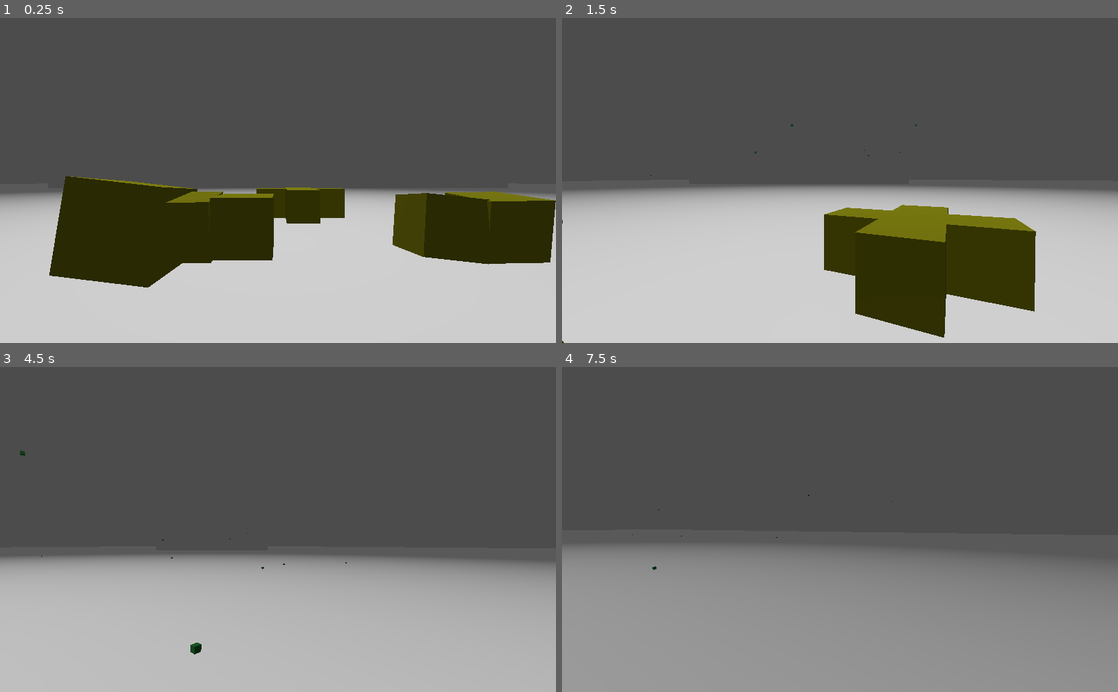
Above: before the commit, frames 1-4 (two rows, left to right).
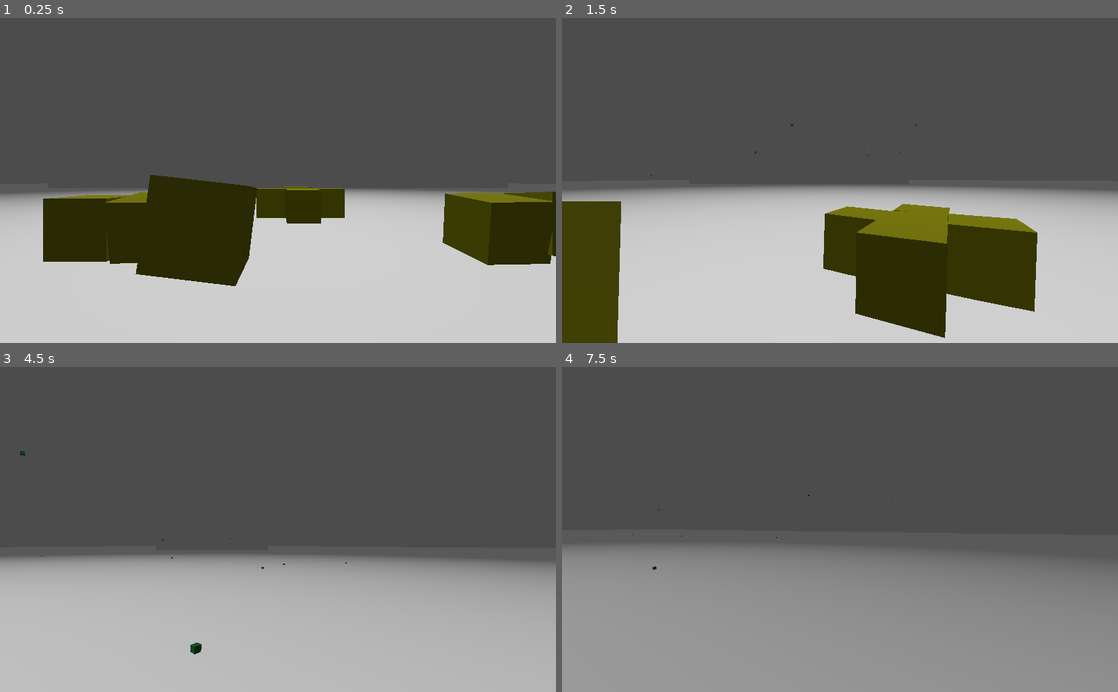
Above: after the commit, the same moments.

Repository: Dunkhan/DarwinsGarden
Game: Godot game, scene res://World.tscn
Two runs of this game, one before a commit and one after it. Both use one fixed random seed, a clock stepped at 60 frames per second and the inputs below.
Inputs (mouse positions are in pixels of both pictures, inside the frame that each line leads up to):
- Up to frame 1 (0.25 s): no input
- Up to frame 2 (1.5 s): move the mouse to (867, 180) at 0.52 s; hold Up (ui_up) from 0.53 s (still down); click (867, 180) at 0.67 s; move the mouse to (812, 180) at 1.27 s
- Up to frame 3 (4.5 s): keep holding Up (ui_up); move the mouse to (289, 523) at 2.02 s; move the mouse to (272, 536) at 2.77 s; click (272, 536) at 2.92 s; move the mouse to (316, 532) at 3.52 s; tap Enter at 4.25 s; move the mouse to (233, 526) at 4.27 s
- Up to frame 4 (7.5 s): tap Space at 5, 6.5 s; move the mouse to (845, 529) at 5.02 s; click (845, 529) at 5.17 s; tap Enter at 5.75, 7.25 s; move the mouse to (817, 523) at 5.77 s; release Up (ui_up) at 5.78 s; hold Right (ui_right) 5.78-6.53 s; move the mouse to (867, 529) at 6.52 s; hold Up (ui_up) from 6.53 s (still down); move the mouse to (812, 529) at 7.27 s; click (812, 529) at 7.42 s

The runs differ from the first frame. In frame 1, 7.0% of the frame differs, in the area x 7-100%, y 48-83%; in frame 2, 4.7%; in frame 3, less than 0.1%; in frame 4, less than 0.1%.

Commit message:
new parts are no longer restricted to cardinal directions

Diff:
--- a/Creature/Creature.gd
+++ b/Creature/Creature.gd
@@ -60,5 +60,9 @@
 	get_parent().creature_from_genome(new_genome, part.rigid_body.get_global_transform().origin)
 	process_color()
 
+func part_at_point(point):
+	var result = part.contains_point(point)
+	return result
+
 func die():
 	self.queue_free()
--- a/Creature/Part.gd
+++ b/Creature/Part.gd
@@ -50,29 +50,8 @@
 
 func add_part(genome):
 	#print("Growing new part")
-	var token = genome.next_token()
-	var direction
-	if len(token) == 0:
-		direction = int_to_vector(randi())
-	else:
-		direction = int_to_vector(token[0])
-	var new_part = Part.instance()
-	new_part.limb=Generic6DOFJoint.new()
-	var t = self.get_transform()
-	t.origin += direction
-	new_part.set_transform(t)
-	add_child(new_part)
-	new_part.add_child(new_part.limb)
-	new_part.limb.set_node_a(rigid_body.get_path())
-	new_part.limb.set_node_b(new_part.rigid_body.get_path())
-	set_child_limb_defaults(new_part.limb, direction)
-	var mesh = rigid_body.get_node("CollisionShape").get_node("MeshInstance")
-	var child_mesh = new_part.rigid_body.get_node("CollisionShape").get_node("MeshInstance")
-	child_mesh.set_surface_material(0, mesh.get_surface_material(0))
-#	new_part.set_limb_limits(false)
-	new_part.init(false, Part)
-	child_parts.append(new_part)
-
+	var direction = get_vector(genome)
+	var new_part = part_in_direction(transform.origin + (direction * size))
 	return new_part.develop(genome)
 
 func grow(genome):
@@ -180,32 +159,20 @@
 	limb.set("angular_limit_z/softness", 0.1)
 	limb.transform = limb.transform.translated(direction)
 
-#func set_limb_limits(recurse):
-#	if(limb != null):
-#		var distance = size + get_parent().size
-#		limb.set("linear_limit_x/upper_distance", distance*0)
-#		limb.set("linear_limit_y/upper_distance", distance*0)
-#		limb.set("linear_limit_z/upper_distance", distance*0)
-#		limb.set("linear_limit_x/lower_distance", distance*0)
-#		limb.set("linear_limit_y/lower_distance", distance*0)
-#		limb.set("linear_limit_z/lower_distance", distance*0)
-#		limb.set("linear_spring_x/stiffness", 0.1)
-#		limb.set("linear_spring_y/stiffness", 0.1)
-#		limb.set("linear_spring_z/stiffness", 0.1)
-#		limb.set("linear_spring_x/damping", 0.1)
-#		limb.set("linear_spring_y/damping", 0.1)
-#		limb.set("linear_spring_z/damping", 0.1)
-#
-#	if recurse:
-#		for child in child_parts:
-#			child.set_limb_limits(false)
-
-func int_to_vector(value):
-	var distance = size+1
-	var x = distance if value%6 == 0 else (-distance if value%6 == 1 else 0)
-	var y = distance if value%6 == 2 else (-distance if value%6 == 3 else 0)
-	var z = distance if value%6 == 4 else (-distance if value%6 == 5 else 0)
-	return Vector3(x,y,z)
+func get_vector(genome):
+	var token = genome.next_token()
+	if(len(token) == 0):
+		return Vector3(1,0,0)
+	var x = token[0]*(2/255.0)-1.0
+	token = genome.next_token()
+	if(len(token) == 0):
+		return Vector3(x,0,0)
+	var y = token[0]*(2/255.0)-1.0
+	token = genome.next_token()
+	if(len(token) == 0):
+		return Vector3(x,y,0)
+	var z = token[0]*(2/255.0)-1.0
+	return Vector3(x,y,z).normalized() * (1+size)
 
 func set_color(color):
 	var mesh = rigid_body.get_node("CollisionShape").get_node("MeshInstance")
@@ -213,6 +180,32 @@
 	for child in child_parts:
 		child.set_color(color)
 
-func _notification(what):
-    if what == MainLoop.NOTIFICATION_WM_QUIT_REQUEST:
-        get_tree().quit() # default behavior
+func contains_point(vector):
+	if transform.origin.distance_to(vector) < size:
+		return self
+	for child in child_parts:
+		var result = child.contains_point(vector)
+		if result != null:
+			return result
+	return null
+
+func part_in_direction(direction):
+	var new_part = get_creature().part_at_point(transform.origin + direction)
+	if new_part == null:
+		new_part = get_creature().Part.instance()
+		var t = self.get_transform()
+		t.origin += direction
+		new_part.set_transform(t)
+		new_part.limb=Generic6DOFJoint.new()
+		add_child(new_part)
+		new_part.add_child(new_part.limb)
+		new_part.limb.set_node_a(rigid_body.get_path())
+		new_part.limb.set_node_b(new_part.rigid_body.get_path())
+		set_child_limb_defaults(new_part.limb, direction)
+		var mesh = rigid_body.get_node("CollisionShape").get_node("MeshInstance")
+		var child_mesh = new_part.rigid_body.get_node("CollisionShape").get_node("MeshInstance")
+		child_mesh.set_surface_material(0, mesh.get_surface_material(0))
+	#	new_part.set_limb_limits(false)
+		new_part.init(false, Part)
+		child_parts.append(new_part)
+	return new_part
--- a/TestScript.gd
+++ b/TestScript.gd
@@ -21,34 +21,34 @@
 	creature_from_blueprint(
 		[
 			[bp.organ_mouth],
-			[bp.new_part, [0]],
+			[bp.new_part, [255, 128, 128]],
 			[bp.organ_mouth],
 			[bp.to_parent],
-			[bp.new_part, [1]],
+			[bp.new_part, [128, 128, 255]],
 			[bp.organ_mouth],
 			[bp.to_parent],
-			[bp.new_part, [4]],
+			[bp.new_part, [0, 128, 128]],
 			[bp.organ_mouth],
 			[bp.to_parent],
-			[bp.new_part, [5]],
+			[bp.new_part, [128, 128, 0]],
 			[bp.organ_mouth],
 		])
 	print("creature 2")
 	creature_from_blueprint(
 		[
 			[bp.organ_mouth],
-			[bp.new_part, [1]],
+			[bp.new_part, [255, 128, 128]],
 			[bp.articulation, [100, 200, 300, 400, 500, 600, 700, 800, 900, 2]],
 			[bp.grow, [250]],
 			[bp.to_parent],
-			[bp.new_part, [0]],
+			[bp.new_part, [0, 128, 128]],
 			[bp.organ_mouth],
 		])
 	print("creature 3")
 	creature_from_blueprint(
 		[
 			[bp.organ_mouth],
-			[bp.new_part, [1]],
+			[bp.new_part, [255, 128, 128]],
 			[bp.articulation, [100, 200, 300, 400, 500, 600, 700, 800, 900, 2]],
 		])
 
Not shown, added: export_presets.cfg
Not shown, added: .gitignore
